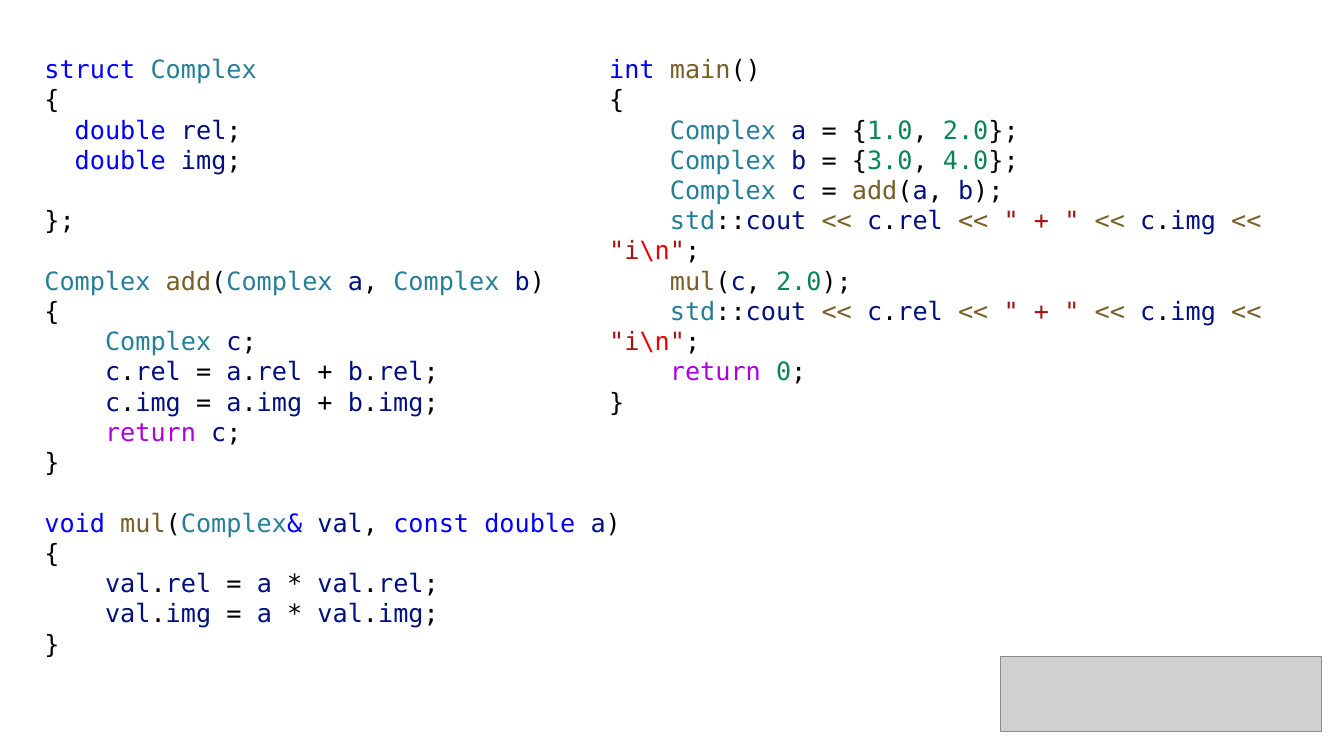
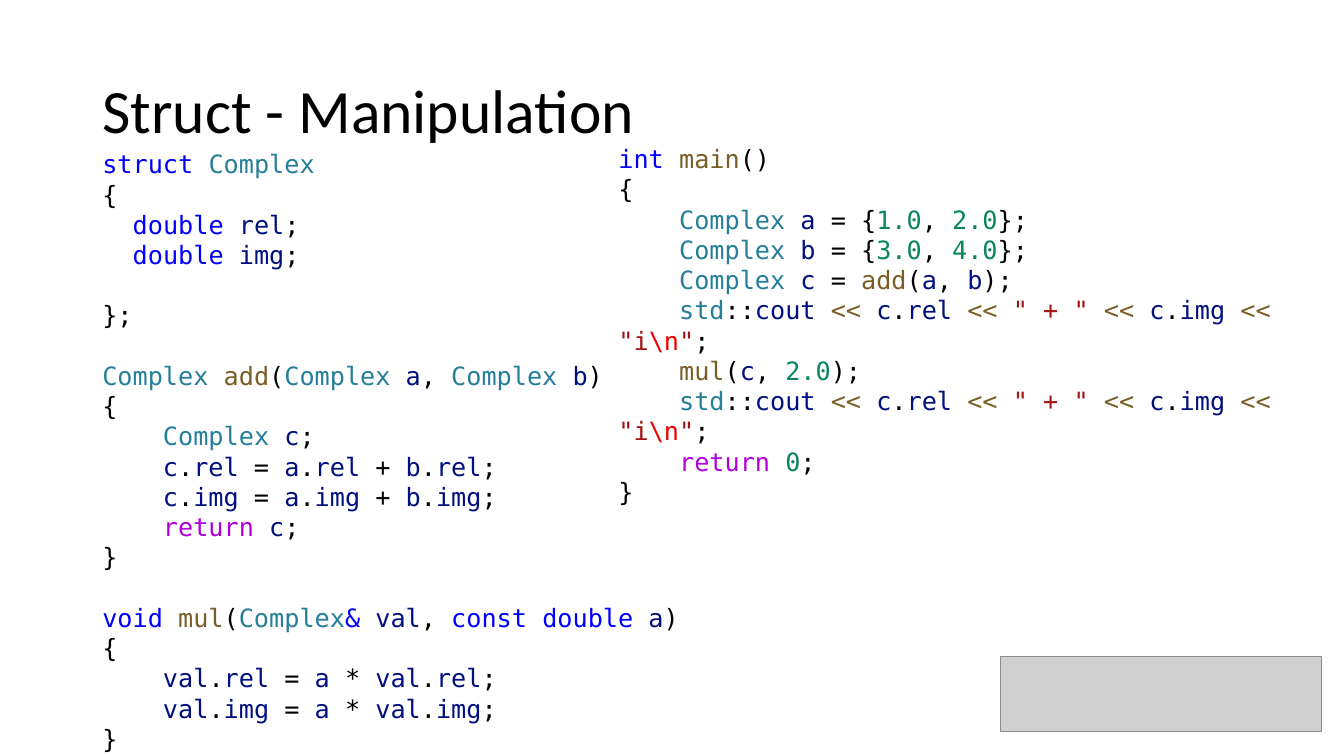
Before and after one commit to CNOCycle/cpp_tutorial, a slide deck: slide 13 of 12-userdef_type/00-enum_typedef.pptx. Drawn at 1344x756 pixels with LibreOffice and Linux fonts; fonts in the diff are those of the drawing; grey boxes stand for pictures. Boxes give left, top, right and bottom in pixels: in the first picture for what was removed or moved away, otherwise in the second. Text is boxed around its words. In the diff, an @@ line names an element or a change of style, - is before the commit and + after.

```diff
--- a/12-userdef_type/00-enum_typedef.pptx
+++ b/12-userdef_type/00-enum_typedef.pptx
@@ title added at (102, 90, 633, 143), 44 pt, text #000000 @@
+Struct - Manipulation
@@ text "struct Complex" rewrapped from (44, 58, 621, 628) to (102, 365, 678, 724) @@
@@ text "int main()": place and size @@
-text "int main()" at (609, 59, 1216, 354)
+text "int main()" at (618, 149, 1225, 444)
```
Also in this commit, not shown: 4 other slides changed, 2 other files.
